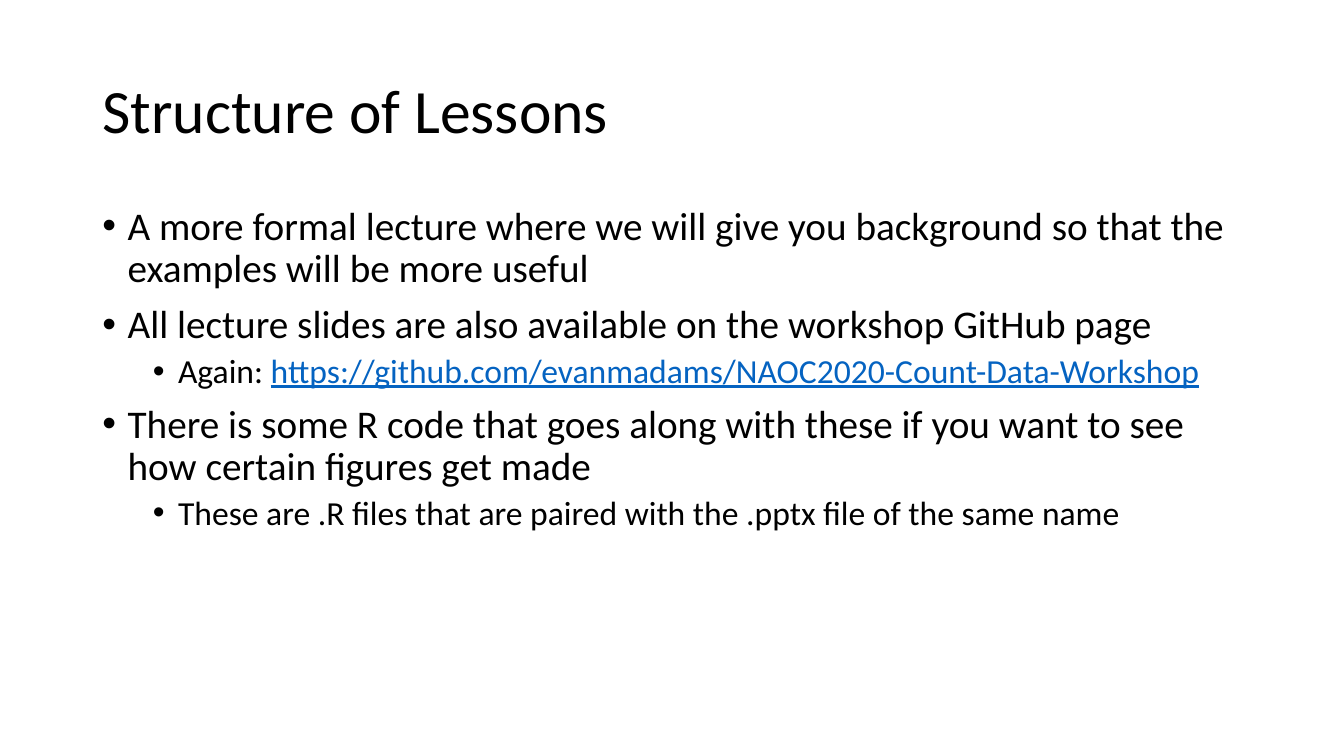
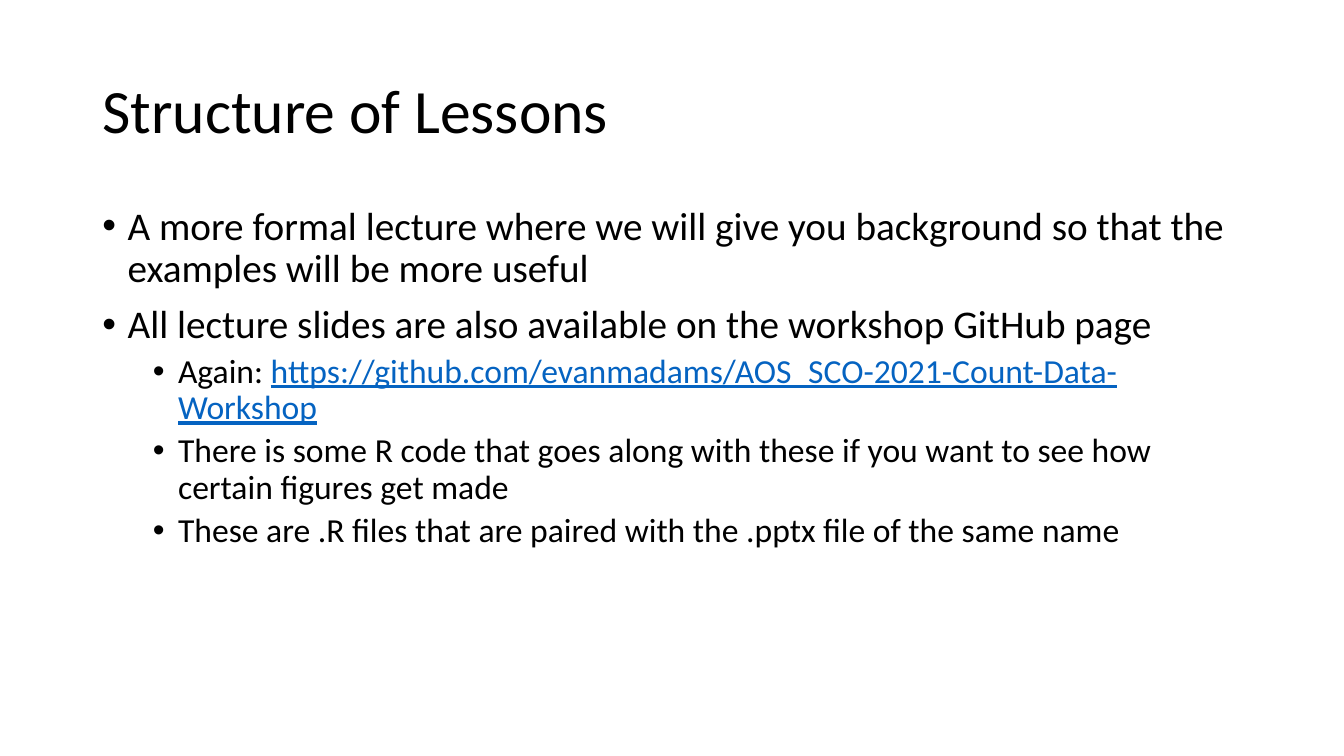
Before and after one commit to evanmadams/AOS_SCO-2021-Count-Data-Workshop, a slide deck: slide 4 of lessons/workshop_introduction.pptx. Drawn at 1344x756 pixels with LibreOffice and Linux fonts; fonts in the diff are those of the drawing. Boxes give left, top, right and bottom in pixels: in the first picture for what was removed or moved away, otherwise in the second. Text is boxed around its words. In the diff, an @@ line names an element or a change of style, - is before the commit and + after.

Commit message:
2021 lesson update

```diff
--- a/lessons/workshop_introduction.pptx
+++ b/lessons/workshop_introduction.pptx
@@ text at box(178, 359, 1117, 425): text changed @@
-  • Again: https://github.com/evanmadams/NAOC2020-Count-Data-Workshop
+  • Again: https://github.com/evanmadams/AOS_SCO-2021-Count-Data-Workshop
@@ text at box(178, 438, 1151, 505): size 28 to 24 pt in "There is some R code that goes ..."; list level 1 to 2 in "There is some R code ..." @@
```
Also in this commit, not shown: 4 other slides changed, 1 slide added, 2 other files.
